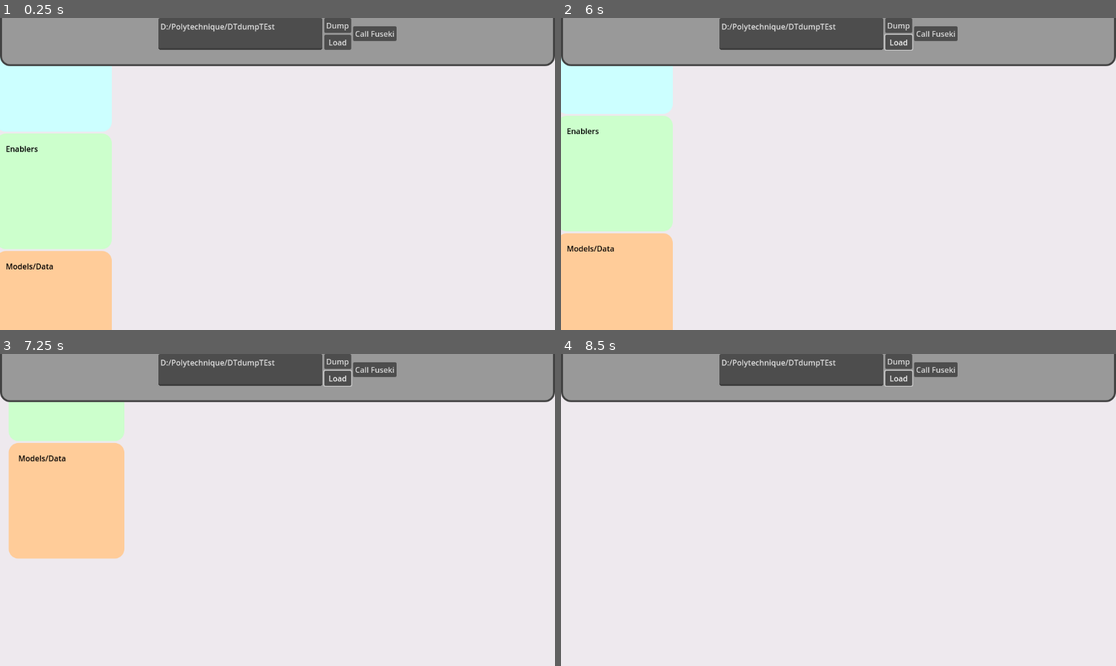
Above: before the commit, frames 1-4 (two rows, left to right).
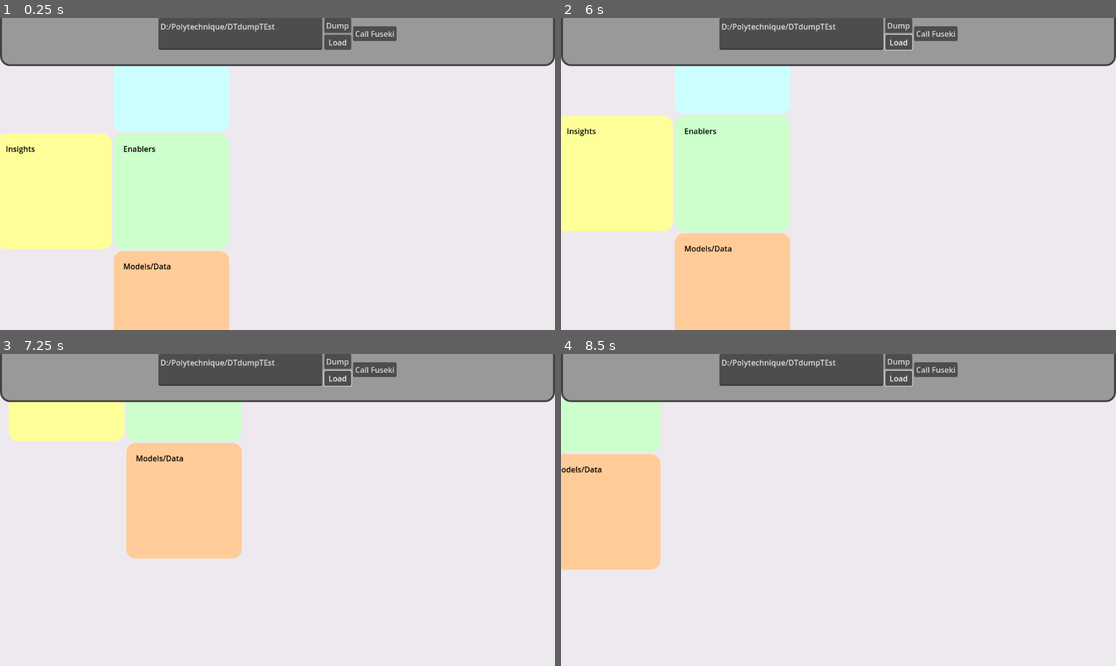
Above: after the commit, the same moments.

Repository: oakeslab-polymtl/DTInsight
Game: Godot game, scene res://MainScene/MainScene.tscn
Two runs of this game, one before a commit and one after it. Both use one fixed random seed, a clock stepped at 60 frames per second and the inputs below.
Inputs (mouse positions are in pixels of both pictures, inside the frame that each line leads up to):
- Up to frame 1 (0.25 s): no input
- Up to frame 2 (6 s): click "Call Fuseki" at 0.5 s; click "Dump" at 1.25 s; click "Dump" at 2 s; click "Call Fuseki" at 2.75 s; click "Dump" at 3.5 s; click "Call Fuseki" at 4.25 s; click "Load" at 5 s; move the mouse to (960, 158) at 5.77 s; hold S (cam_move_down) from 5.78 s (still down); click (960, 158) at 5.92 s
- Up to frame 3 (7.25 s): move the mouse to (166, 525) at 6.52 s; release S (cam_move_down) at 6.53 s; tap A (cam_move_left) at 6.6 s; click (166, 525) at 6.67 s
- Up to frame 4 (8.5 s): move the mouse to (894, 441) at 7.27 s; hold D (cam_move_right) 7.28-8.03 s; click (894, 441) at 7.42 s; move the mouse to (810, 572) at 8.02 s; tap W (cam_move_up) at 8.1 s; click (810, 572) at 8.17 s

The runs differ from the first frame. In frame 1, 34% of the frame differs, in the area x 0-42%, y 13-100%; in frame 2, 34%; in frame 3, 21%; in frame 4, 9.5%.
Error before the commit: Invalid access to property or key 'head' on a base object of type 'Nil'. (res://Fuseki/Data/FusekiData.gd:40)
Error after the commit: Invalid access to property or key 'head' on a base object of type 'Nil'. (res://Fuseki/Data/FusekiData.gd:41)

Commit message:
Inclusion of the PT

Diff:
--- a/DTContainer/DTContainer.gd
+++ b/DTContainer/DT&PTContainer.gd
@@ -1,9 +1,17 @@
 extends Control
 
 #Reference each visual data container
-@onready var service_container = $ServicesPanel/ServicesContainer
-@onready var enabler_container = $EnablersPanel/EnablersContainer
-@onready var model_container = $ModelsPanel/ModelsContainer
+@onready var service_container = $DTContainer/ServicesPanel/ServicesContainer
+@onready var enabler_container = $DTContainer/EnablersPanel/EnablersContainer
+@onready var model_container = $DTContainer/ModelsPanel/ModelsContainer
+@onready var insight_container = $PTContainer/PanelContainer/InsightsContainer
+
+#Container side enum
+enum ContainerSide {
+  TOP,
+  BOTTOM,
+  ANY
+}
 
 #Access to fuseki data
 var fuseki_data = null
@@ -41,6 +49,7 @@
 	update_node_with(service_container, fuseki_data.service)
 	update_node_with(enabler_container, fuseki_data.enabler)
 	update_node_with(model_container, fuseki_data.model)
+	update_node_with(insight_container, fuseki_data.insight)
 
 #Update a node with Fuseki element data by creating a generic display node
 func update_node_with(visual_container, fuseki_node_data : Dictionary):
@@ -75,17 +84,24 @@
 #Draw all links
 func _draw():
 	if (not fuseki_data == null):
-		update_link_with(fuseki_data.service_to_enabler)
 		update_link_with(fuseki_data.enabler_to_service)
 		update_link_with(fuseki_data.model_to_enabler)
+		update_link_with(fuseki_data.service_to_insight, ContainerSide.TOP)
 
 #With Fuseki link data draw those links
-func update_link_with(fuseki_link_data):
+func update_link_with(fuseki_link_data, force_side_source : ContainerSide = ContainerSide.ANY):
 	if(fuseki_link_data == null):
 		return
 	var links_as_dict : Dictionary = to_link_dictionary(fuseki_link_data)
 	for key in links_as_dict.keys():
-		var drawable_y_position = get_drawable_y_height(key, links_as_dict[key])
+		var drawable_y_position : int
+		match force_side_source :
+			ContainerSide.ANY :
+				drawable_y_position = get_drawable_y_height(key, links_as_dict[key])
+			ContainerSide.TOP :
+				drawable_y_position = get_viable_position(get_top_side(key).y - 20 * link_width, already_drawn_y, 1)
+			ContainerSide.BOTTOM :
+				drawable_y_position = get_viable_position(get_bottom_side(key).y + 20 * link_width, already_drawn_y, 1)
 		var x_drawn : Array[int] = []
 		x_drawn.append(draw_element_to_lane(key, drawable_y_position))
 		for association_element in links_as_dict[key]:
--- /dev/null
+++ b/DTContainer/DT&PTContainer.tscn
@@ -0,0 +1,134 @@
+[gd_scene load_steps=6 format=3 uid="uid://nqgolpvgp7yg"]
+
+[ext_resource type="Script" path="res://DTContainer/DT&PTContainer.gd" id="1_juoha"]
+
+[sub_resource type="StyleBoxFlat" id="StyleBoxFlat_sp6md"]
+content_margin_left = 20.0
+content_margin_top = 20.0
+content_margin_right = 20.0
+content_margin_bottom = 20.0
+bg_color = Color(1, 1, 0.6, 1)
+corner_radius_top_left = 20
+corner_radius_top_right = 20
+corner_radius_bottom_right = 20
+corner_radius_bottom_left = 20
+
+[sub_resource type="StyleBoxFlat" id="StyleBoxFlat_xj583"]
+content_margin_left = 20.0
+content_margin_top = 20.0
+content_margin_right = 20.0
+content_margin_bottom = 20.0
+bg_color = Color(0.8, 1, 1, 1)
+corner_radius_top_left = 20
+corner_radius_top_right = 20
+corner_radius_bottom_right = 20
+corner_radius_bottom_left = 20
+
+[sub_resource type="StyleBoxFlat" id="StyleBoxFlat_ks3ld"]
+content_margin_left = 20.0
+content_margin_top = 20.0
+content_margin_right = 20.0
+content_margin_bottom = 20.0
+bg_color = Color(0.8, 1, 0.8, 1)
+corner_radius_top_left = 20
+corner_radius_top_right = 20
+corner_radius_bottom_right = 20
+corner_radius_bottom_left = 20
+
+[sub_resource type="StyleBoxFlat" id="StyleBoxFlat_ox2pm"]
+content_margin_left = 20.0
+content_margin_top = 20.0
+content_margin_right = 20.0
+content_margin_bottom = 20.0
+bg_color = Color(1, 0.8, 0.6, 1)
+corner_radius_top_left = 20
+corner_radius_top_right = 20
+corner_radius_bottom_right = 20
+corner_radius_bottom_left = 20
+
+[node name="DT&PTContainer" type="HBoxContainer"]
+offset_top = 732.0
+offset_right = 240.0
+offset_bottom = 732.0
+script = ExtResource("1_juoha")
+
+[node name="PTContainer" type="VBoxContainer" parent="."]
+layout_mode = 2
+alignment = 1
+
+[node name="PanelContainer" type="PanelContainer" parent="PTContainer"]
+z_index = -1
+layout_mode = 2
+theme_override_styles/panel = SubResource("StyleBoxFlat_sp6md")
+
+[node name="InsightsContainer" type="HBoxContainer" parent="PTContainer/PanelContainer"]
+custom_minimum_size = Vector2(200, 200)
+layout_mode = 2
+size_flags_vertical = 3
+alignment = 1
+
+[node name="InsightsLabel" type="Label" parent="PTContainer/PanelContainer/InsightsContainer"]
+layout_mode = 2
+size_flags_horizontal = 2
+size_flags_vertical = 0
+theme_override_colors/font_color = Color(0, 0, 0, 1)
+text = "Insights"
+
+[node name="DTContainer" type="VBoxContainer" parent="."]
+layout_mode = 2
+alignment = 1
+
+[node name="ServicesPanel" type="PanelContainer" parent="DTContainer"]
+z_index = -1
+layout_mode = 2
+theme_override_styles/panel = SubResource("StyleBoxFlat_xj583")
+
+[node name="ServicesContainer" type="HBoxContainer" parent="DTContainer/ServicesPanel"]
+custom_minimum_size = Vector2(200, 200)
+layout_mode = 2
+size_flags_vertical = 3
+alignment = 1
+
+[node name="ServicesLabel" type="Label" parent="DTContainer/ServicesPanel/ServicesContainer"]
+layout_mode = 2
+size_flags_horizontal = 2
+size_flags_vertical = 0
+theme_override_colors/font_color = Color(0, 0, 0, 1)
+text = "Services"
+
+[node name="EnablersPanel" type="PanelContainer" parent="DTContainer"]
+z_index = -1
+layout_mode = 2
+theme_override_styles/panel = SubResource("StyleBoxFlat_ks3ld")
+
+[node name="EnablersContainer" type="HBoxContainer" parent="DTContainer/EnablersPanel"]
+custom_minimum_size = Vector2(200, 200)
+layout_mode = 2
+size_flags_vertical = 3
+alignment = 1
+
+[node name="EnablersLabel" type="Label" parent="DTContainer/EnablersPanel/EnablersContainer"]
+layout_mode = 2
+size_flags_horizontal = 2
+size_flags_vertical = 0
+theme_override_colors/font_color = Color(0, 0, 0, 1)
+text = "Enablers"
+
+[node name="ModelsPanel" type="PanelContainer" parent="DTContainer"]
+z_index = -1
+layout_mode = 2
+theme_override_styles/panel = SubResource("StyleBoxFlat_ox2pm")
+
+[node name="ModelsContainer" type="HBoxContainer" parent="DTContainer/ModelsPanel"]
+custom_minimum_size = Vector2(200, 200)
+layout_mode = 2
+size_flags_vertical = 3
+alignment = 1
+
+[node name="ModelsLabel" type="Label" parent="DTContainer/ModelsPanel/ModelsContainer"]
+layout_mode = 2
+size_flags_horizontal = 2
+size_flags_vertical = 0
+theme_override_colors/font_color = Color(0, 0, 0, 1)
+text = "Models/Data
+"
--- a/DTContainer/DTContainer.tscn
+++ /dev/null
@@ -1,97 +0,0 @@
-[gd_scene load_steps=5 format=3 uid="uid://nqgolpvgp7yg"]
-
-[ext_resource type="Script" path="res://DTContainer/DTContainer.gd" id="1_juoha"]
-
-[sub_resource type="StyleBoxFlat" id="StyleBoxFlat_xj583"]
-content_margin_left = 20.0
-content_margin_top = 20.0
-content_margin_right = 20.0
-content_margin_bottom = 20.0
-bg_color = Color(0.8, 1, 1, 1)
-corner_radius_top_left = 20
-corner_radius_top_right = 20
-corner_radius_bottom_right = 20
-corner_radius_bottom_left = 20
-
-[sub_resource type="StyleBoxFlat" id="StyleBoxFlat_ks3ld"]
-content_margin_left = 20.0
-content_margin_top = 20.0
-content_margin_right = 20.0
-content_margin_bottom = 20.0
-bg_color = Color(0.8, 1, 0.8, 1)
-corner_radius_top_left = 20
-corner_radius_top_right = 20
-corner_radius_bottom_right = 20
-corner_radius_bottom_left = 20
-
-[sub_resource type="StyleBoxFlat" id="StyleBoxFlat_ox2pm"]
-content_margin_left = 20.0
-content_margin_top = 20.0
-content_margin_right = 20.0
-content_margin_bottom = 20.0
-bg_color = Color(1, 0.8, 0.6, 1)
-corner_radius_top_left = 20
-corner_radius_top_right = 20
-corner_radius_bottom_right = 20
-corner_radius_bottom_left = 20
-
-[node name="DTContainer" type="VBoxContainer"]
-offset_right = 240.0
-offset_bottom = 728.0
-alignment = 1
-script = ExtResource("1_juoha")
-
-[node name="ServicesPanel" type="PanelContainer" parent="."]
-z_index = -1
-layout_mode = 2
-theme_override_styles/panel = SubResource("StyleBoxFlat_xj583")
-
-[node name="ServicesContainer" type="HBoxContainer" parent="ServicesPanel"]
-custom_minimum_size = Vector2(200, 200)
-layout_mode = 2
-size_flags_vertical = 3
-alignment = 1
-
-[node name="ServicesLabel" type="Label" parent="ServicesPanel/ServicesContainer"]
-layout_mode = 2
-size_flags_horizontal = 2
-size_flags_vertical = 0
-theme_override_colors/font_color = Color(0, 0, 0, 1)
-text = "Services"
-
-[node name="EnablersPanel" type="PanelContainer" parent="."]
-z_index = -1
-layout_mode = 2
-theme_override_styles/panel = SubResource("StyleBoxFlat_ks3ld")
-
-[node name="EnablersContainer" type="HBoxContainer" parent="EnablersPanel"]
-custom_minimum_size = Vector2(200, 200)
-layout_mode = 2
-size_flags_vertical = 3
-alignment = 1
-
-[node name="EnablersLabel" type="Label" parent="EnablersPanel/EnablersContainer"]
-layout_mode = 2
-size_flags_horizontal = 2
-size_flags_vertical = 0
-theme_override_colors/font_color = Color(0, 0, 0, 1)
-text = "Enablers"
-
-[node name="ModelsPanel" type="PanelContainer" parent="."]
-z_index = -1
-layout_mode = 2
-theme_override_styles/panel = SubResource("StyleBoxFlat_ox2pm")
-
-[node name="ModelsContainer" type="HBoxContainer" parent="ModelsPanel"]
-custom_minimum_size = Vector2(200, 200)
-layout_mode = 2
-size_flags_vertical = 3
-alignment = 1
-
-[node name="ModelsLabel" type="Label" parent="ModelsPanel/ModelsContainer"]
-layout_mode = 2
-size_flags_horizontal = 2
-size_flags_vertical = 0
-theme_override_colors/font_color = Color(0, 0, 0, 1)
-text = "Models/Data
-"
--- a/Fuseki/Caller/FusekiCallerButton.gd
+++ b/Fuseki/Caller/FusekiCallerButton.gd
@@ -22,11 +22,13 @@
 	await(SparqlRequest.request_completed)
 	query_fuseky(FusekiQueryManager.MODELS_QUERY)
 	await(SparqlRequest.request_completed)
-	query_fuseky(FusekiQueryManager.SERVICES_TO_ENABLERS_QUERY)
+	query_fuseky(FusekiQueryManager.INSIGHTS_QUERY)
 	await(SparqlRequest.request_completed)
 	query_fuseky(FusekiQueryManager.ENABLERS_TO_SERVICES_QUERY)
 	await(SparqlRequest.request_completed)
 	query_fuseky(FusekiQueryManager.MODELS_TO_ENABLERS_QUERY)
+	await(SparqlRequest.request_completed)
+	query_fuseky(FusekiQueryManager.SERVICES_TO_INSIGHTS_QUERY)
 	await(SparqlRequest.request_completed)
 	FusekiSignals.fuseki_data_updated.emit()
 	disabled = false
--- a/Fuseki/Caller/FusekiQuery.gd
+++ b/Fuseki/Caller/FusekiQuery.gd
@@ -9,15 +9,6 @@
 WHERE {
 	?service a DTDFvocab:Service .
 	OPTIONAL {?service ?attribute ?value}
-}"
-
-const SERVICES_TO_ENABLERS_QUERY = "PREFIX DTDFvocab:   <https://bentleyjoakes.github.io/DTDF/vocab/DTDFVocab#>
-PREFIX rdfs:        <http://www.w3.org/2000/01/rdf-schema#>
-
-SELECT *
-WHERE {
-	?service a DTDFvocab:Service .
-	?service DTDFvocab:provides ?enabler
 }"
 
 const ENABLERS_TO_SERVICES_QUERY = "PREFIX DTDFvocab:   <https://bentleyjoakes.github.io/DTDF/vocab/DTDFVocab#>
@@ -55,3 +46,21 @@
 	?model a DTDFvocab:Model .
 	OPTIONAL {?model ?attribute ?value}
 }"
+
+const INSIGHTS_QUERY = "PREFIX DTDFvocab:   <https://bentleyjoakes.github.io/DTDF/vocab/DTDFVocab#>
+PREFIX rdfs:        <http://www.w3.org/2000/01/rdf-schema#>
+
+SELECT *
+WHERE {
+	?insight a DTDFvocab:Insight .
+	OPTIONAL {?insight ?attribute ?value}
+}"
+
+const SERVICES_TO_INSIGHTS_QUERY = "PREFIX DTDFvocab:   <https://bentleyjoakes.github.io/DTDF/vocab/DTDFVocab#>
+PREFIX rdfs:        <http://www.w3.org/2000/01/rdf-schema#>
+
+SELECT *
+WHERE {
+	?service a DTDFvocab:Service .
+	?service DTDFvocab:provides ?insight
+}"
--- a/Fuseki/Data/FusekiData.gd
+++ b/Fuseki/Data/FusekiData.gd
@@ -14,11 +14,12 @@
 
 #Store parsed values from Fuseki
 var service : Dictionary
-var service_to_enabler : Array[GenericLinkedNodes]
+var enabler : Dictionary
+var model : Dictionary
+var insight : Dictionary
+var service_to_insight : Array[GenericLinkedNodes]
 var enabler_to_service : Array[GenericLinkedNodes]
-var enabler : Dictionary
 var model_to_enabler : Array[GenericLinkedNodes]
-var model : Dictionary
 
 #Data filter
 const unwanted_attributes : Array[String] = [
@@ -39,18 +40,19 @@
 func inputDataFromFusekiJSON(json):
 	var json_head = json["head"]["vars"]
 	if ("service" in json_head && "enabler" in json_head):
-		if (json_head[0] == "service"):
-			service_to_enabler = parse_fuseki_json(json, true)
-		else:
-			enabler_to_service = parse_fuseki_json(json, true)
+		enabler_to_service = parse_fuseki_json(json, true)
 	elif ("model" in json_head && "enabler" in json_head):
 		model_to_enabler = parse_fuseki_json(json, true)
+	elif ("service" in json_head && "insight" in json_head):
+		service_to_insight = parse_fuseki_json(json, true)
 	elif ("service" in json_head):
 		service = parse_fuseki_json(json)
 	elif("enabler" in json_head):
 		enabler = parse_fuseki_json(json)
 	elif ("model" in json_head):
 		model = parse_fuseki_json(json)
+	elif ("insight" in json_head):
+		insight = parse_fuseki_json(json)
 
 #Parse the json from Fuseki into internal data structure
 #Return an Array of GenericLinkedNodes or a Dictionary depending on the data type
@@ -115,8 +117,9 @@
 
 func empty():
 	service = {}
-	service_to_enabler = []
+	enabler = {}
+	model = {}
+	insight = {}
+	service_to_insight = []
 	enabler_to_service = []
-	enabler = {}
 	model_to_enabler = []
-	model = {}
--- a/MainScene/MainScene.tscn
+++ b/MainScene/MainScene.tscn
@@ -1,6 +1,6 @@
 [gd_scene load_steps=6 format=3 uid="uid://cxj8tr6re2b4t"]
 
-[ext_resource type="PackedScene" uid="uid://nqgolpvgp7yg" path="res://DTContainer/DTContainer.tscn" id="1_lklxr"]
+[ext_resource type="PackedScene" uid="uid://nqgolpvgp7yg" path="res://DTContainer/DT&PTContainer.tscn" id="1_lklxr"]
 [ext_resource type="Script" path="res://MainScene/MainSceneController.gd" id="1_r7thu"]
 [ext_resource type="Script" path="res://Camera/Camera2D.gd" id="3_5mxu4"]
 [ext_resource type="PackedScene" uid="uid://ca4ircpbul4vs" path="res://ControlPanel/control_panel.tscn" id="4_bpfsb"]
